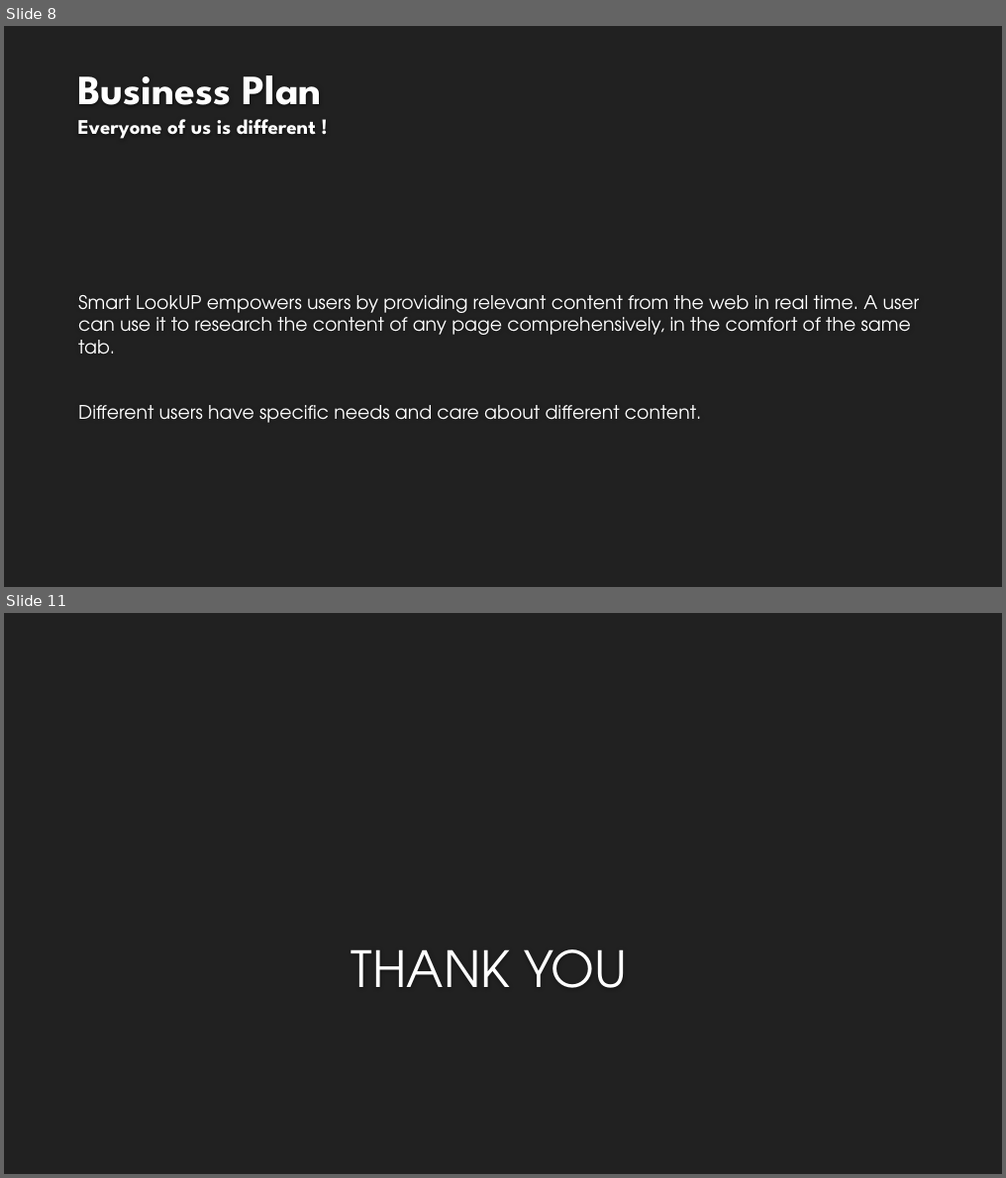
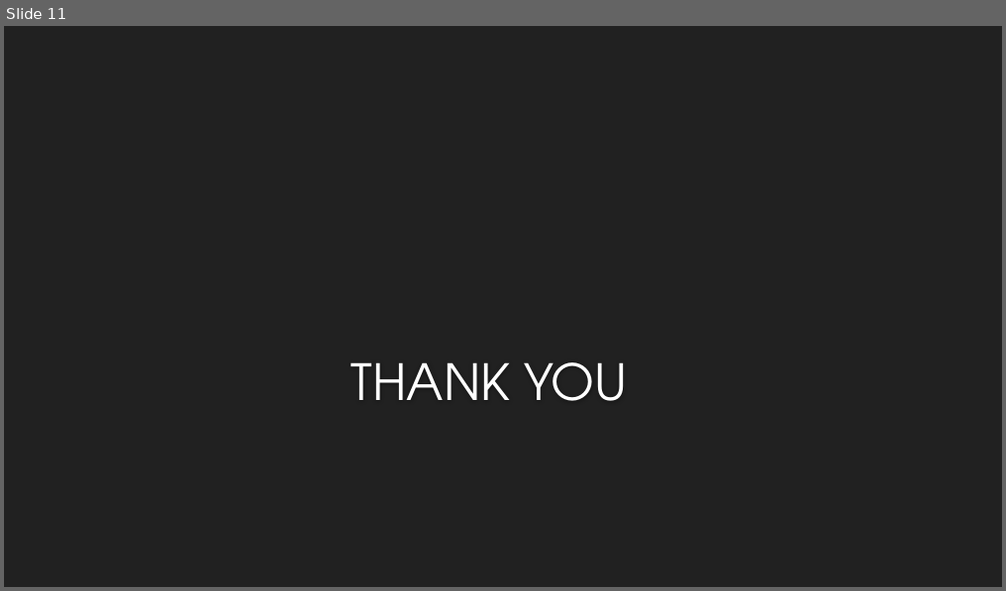
Before and after one commit to Pranshu258/SmartLookup, a slide deck: Documents/Smart LookUP.pptx. Shown one above the other, each under a label of ours: slides 8 and 11 before the commit, slide 11 after it; the slides between them are not shown. The pictures are 1006x1178 and 1006x591 pixels, drawn with LibreOffice and Linux fonts; fonts in the diff are those of the drawing; background and template pictures are left out. Boxes give left, top, right and bottom in pixels: in the first picture for what was removed or moved away, otherwise in the second. Text is boxed around its words. In the diff, an @@ line names an element or a change of style, - is before the commit and + after.

```diff
--- a/Documents/Smart LookUP.pptx
+++ b/Documents/Smart LookUP.pptx
@@ slide 8 removed at (4,26,1002,587), background #212121 @@
@@ title removed at (78,76,322,139) @@
-Business Plan
-Everyone of us is different !
@@ text removed at (78,295,920,423) @@
-Smart LookUP empowers users by providing relevant content from the web in real time. A user can use it to research the content of any page comprehensively, in the comfort of the same tab.
-Different users have specific needs and care about different content.
```
Also in this commit, not shown: 8 slides changed, 1 slide added, 1 other file.
